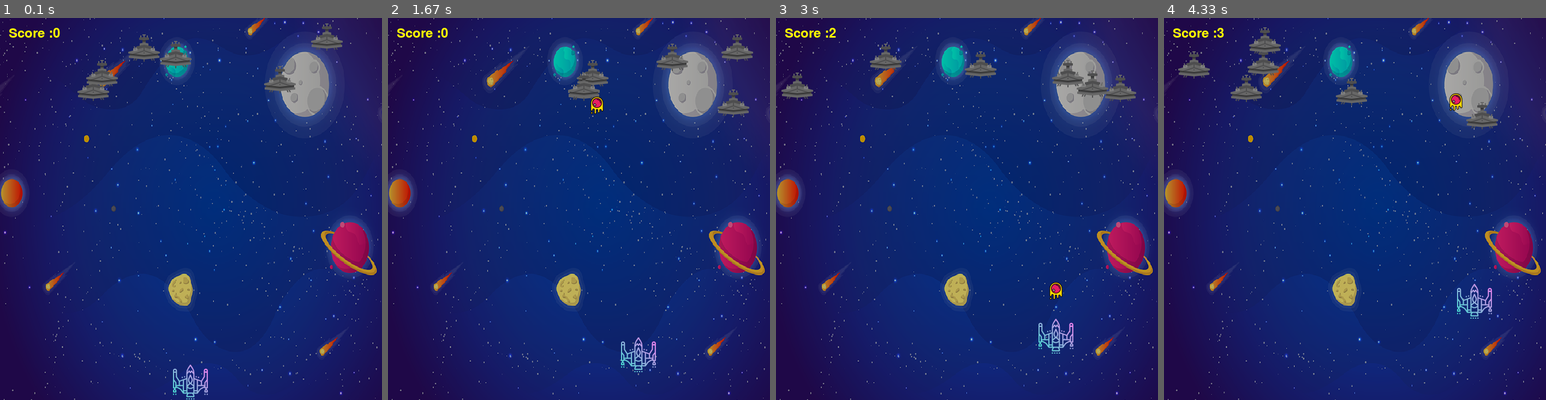
Above: before the commit, frames 1-4 (left to right).
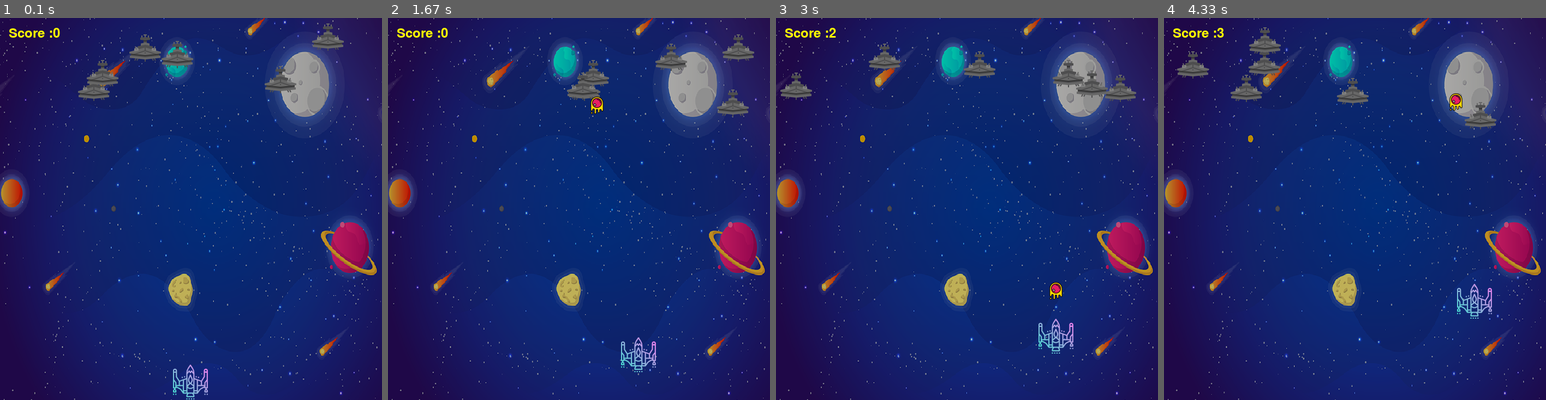
Above: after the commit, the same moments.

Repository: KuntimaKiala/PyGameBasics
Game: pygame game, started from src/main.py
The game is run twice, just before and just after one commit, with the same random seed, the same clock (stepped at 60 frames per second) and the same inputs.
Inputs:
- Up to frame 1 (0.1 s): no input
- Up to frame 2 (1.67 s): hold Right 0.33-0.8 s; hold Up 0.83-1.13 s; tap Space at 0.9, 1.23, 1.53 s; hold Right 1.17-1.63 s
- Up to frame 3 (3 s): hold Left 1.67-2.2 s; tap Space at 1.73, 2.03, 2.3, 2.63, 2.93 s; hold Down 2.23-2.53 s; hold Left 2.57-2.97 s
- Up to frame 4 (4.33 s): hold Up 3-3.37 s; tap Space at 3.07, 3.47, 3.77, 4.13 s; hold Right 3.4-4.03 s; hold Down from 4.07 s (still down)

The runs differ from the first frame. In frame 1, 0.3% of the frame differs, in the area x 20-90%, y 1-22%; in frame 2, 0.3%; in frame 3, 0.3%; in frame 4, 0.3%.

Commit message:
Frame Rate

Diff:
--- a/src/main.py
+++ b/src/main.py
@@ -122,8 +122,6 @@
 # The Game Loop
 while not Playing :
 
-    # ticking
-    clock.tick(fps)
 
     #  Paint the surface(Screen) with RGB Color
     window.fill(color=color_map) # not needed anymore
@@ -217,3 +215,5 @@
 
     #update the changes made
     pygame.display.update()
+    # ticking
+    clock.tick(fps)
